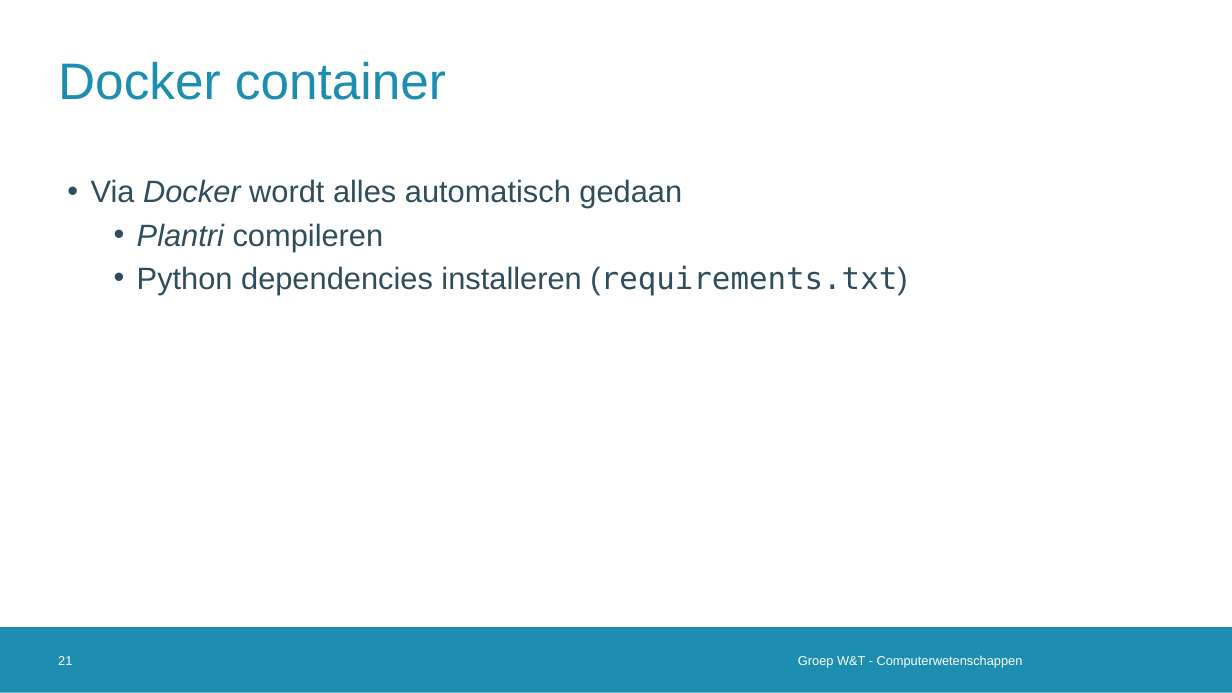
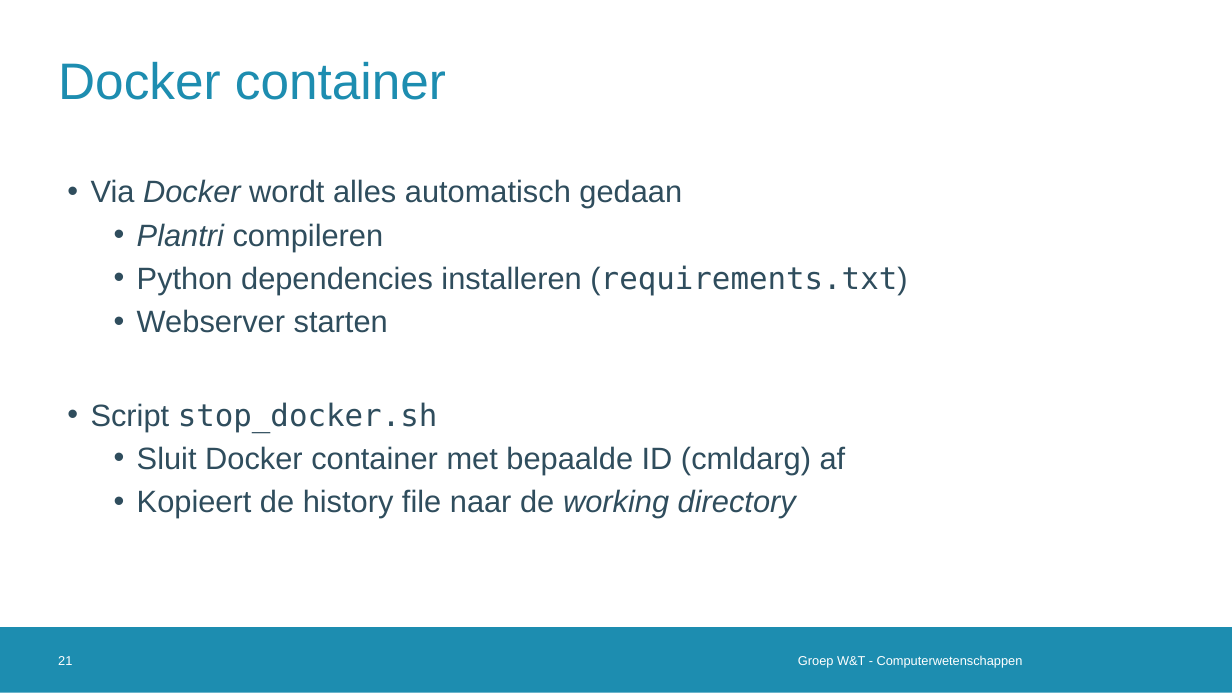
Before and after one commit to vanschependom/KULAK_IW-shed-of-graphs, a slide deck: slide 21 of defense.pptx. Drawn at 1232x693 pixels with LibreOffice and Linux fonts; fonts in the diff are those of the drawing; background and template pictures are left out. Boxes give left, top, right and bottom in pixels: in the first picture for what was removed or moved away, otherwise in the second. Text is boxed around its words. In the diff, an @@ line names an element or a change of style, - is before the commit and + after.

Commit message:
Powerpoint afgewerkt en permissies stop_docker aangepast

```diff
--- a/defense.pptx
+++ b/defense.pptx
@@ text at box(91, 309, 846, 518): paragraphs added @@
+  • Webserver starten
+• Script stop_docker.sh
+  • Sluit Docker container met bepaalde ID (cmldarg) af
+  • Kopieert de history file naar de working directory
```
Also in this commit, not shown: 2 slides added, 2 other files.
